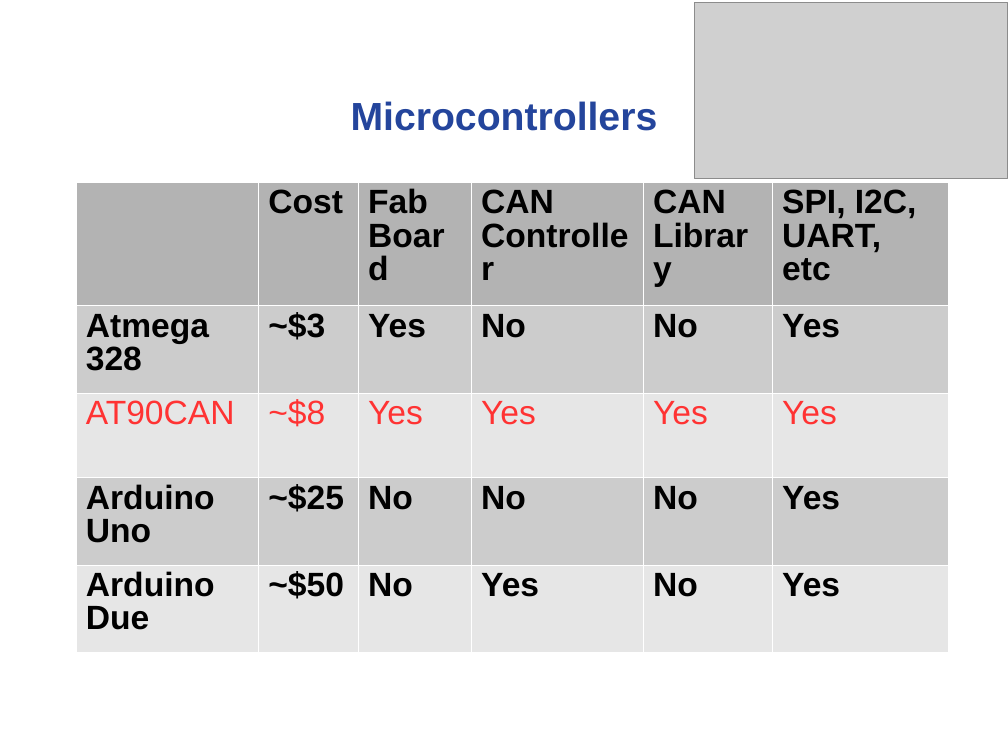
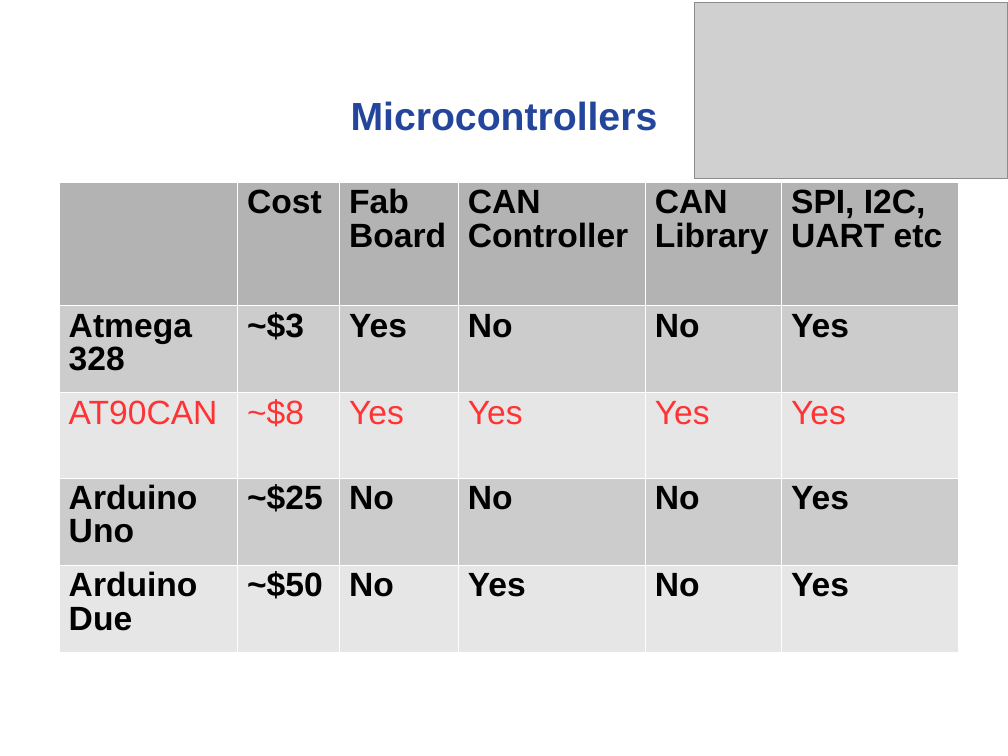
Before and after one commit to noahterickson/DigitalDash, a slide deck: slide 9 of Proposal/Project Proposal.ppt (slide 7 before the commit). Drawn at 1008x756 pixels with LibreOffice and Linux fonts; fonts in the diff are those of the drawing; grey boxes stand for pictures; background and template pictures are left out. Boxes give left, top, right and bottom in pixels: in the first picture for what was removed or moved away, otherwise in the second. Text is boxed around its words. In the diff, an @@ line names an element or a change of style, - is before the commit and + after.

```diff
--- a/Proposal/Project Proposal.ppt
+++ b/Proposal/Project Proposal.ppt
@@ table at (58,182,957,652) @@
-row 1, column 6: SPI, I2C, UART, etc
+row 1, column 6: SPI, I2C, UART etc
@@ table: place and size @@
-table at (76,182,948,652)
+table at (58,182,957,652)
```
Also in this commit, not shown: 3 other slides changed, 1 slide added, 1 slide removed.
